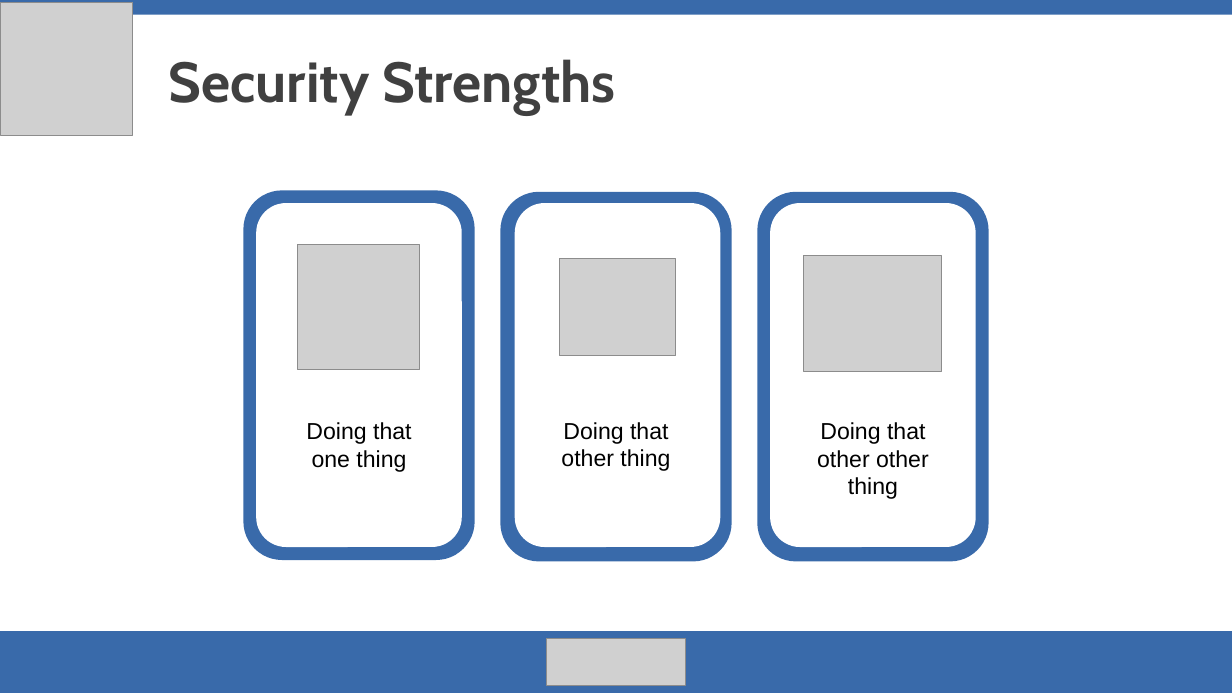
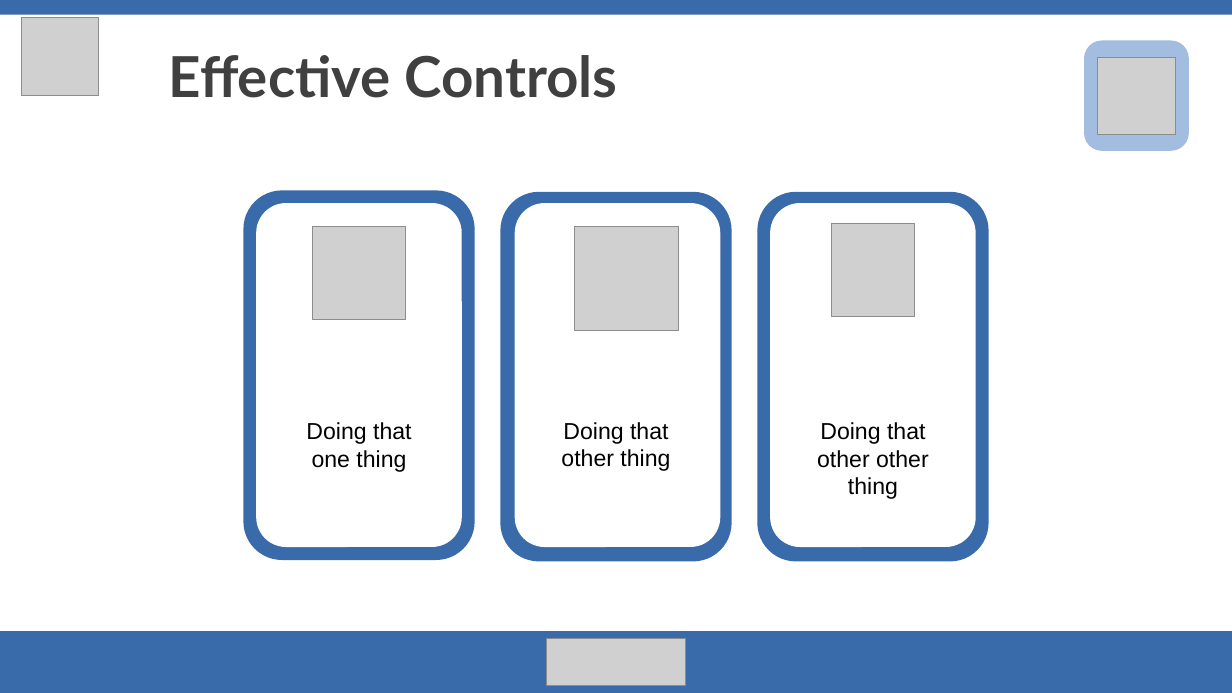
Before and after one commit to deryavuz1/UTSA_CPTC_Team, a slide deck: slide 10 of report/APT-UTSA-Presentation.pptx (slide 7 before the commit). Drawn at 1232x693 pixels with LibreOffice and Linux fonts; fonts in the diff are those of the drawing; grey boxes stand for pictures. Boxes give left, top, right and bottom in pixels: in the first picture for what was removed or moved away, otherwise in the second. Text is boxed around its words. In the diff, an @@ line names an element or a change of style, - is before the commit and + after.

```diff
--- a/report/APT-UTSA-Presentation.pptx
+++ b/report/APT-UTSA-Presentation.pptx
@@ picture resized from (x1=0, y1=2, x2=133, y2=135) to (x1=21, y1=18, x2=99, y2=95) @@
@@ text at (x1=169, y1=55, x2=617, y2=98): text changed; font Cabin to Lato @@
-Security Strengths
+Effective Controls
@@ rounded rectangle added at (x1=1085, y1=42, x2=1189, y2=151), fill #A2BDE0, outline #A2BDE0 1 pt @@
@@ picture added at (x1=1098, y1=57, x2=1176, y2=135) @@
@@ picture added at (x1=312, y1=226, x2=406, y2=320) @@
@@ picture added at (x1=575, y1=226, x2=679, y2=331) @@
@@ picture added at (x1=832, y1=223, x2=914, y2=316) @@
@@ picture removed at (x1=298, y1=245, x2=421, y2=370) @@
@@ picture removed at (x1=559, y1=259, x2=676, y2=356) @@
@@ picture removed at (x1=804, y1=256, x2=942, y2=372) @@
```
Also in this commit, not shown: 11 other slides changed, 3 slides added, 1 other file.
